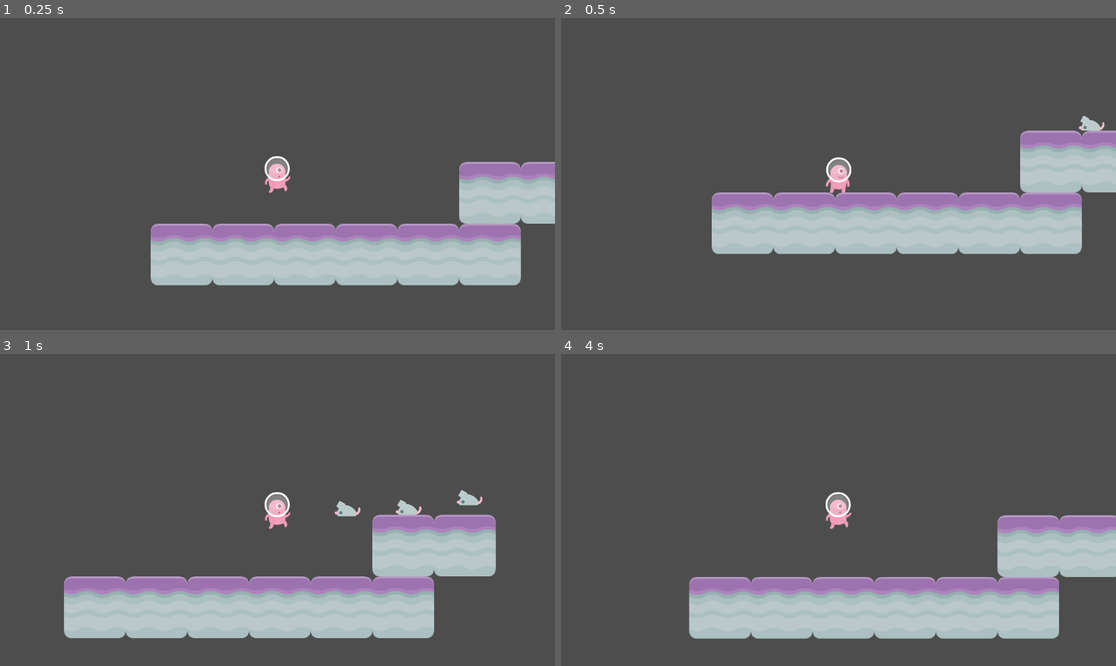
Above: before the commit, frames 1-4 (two rows, left to right).
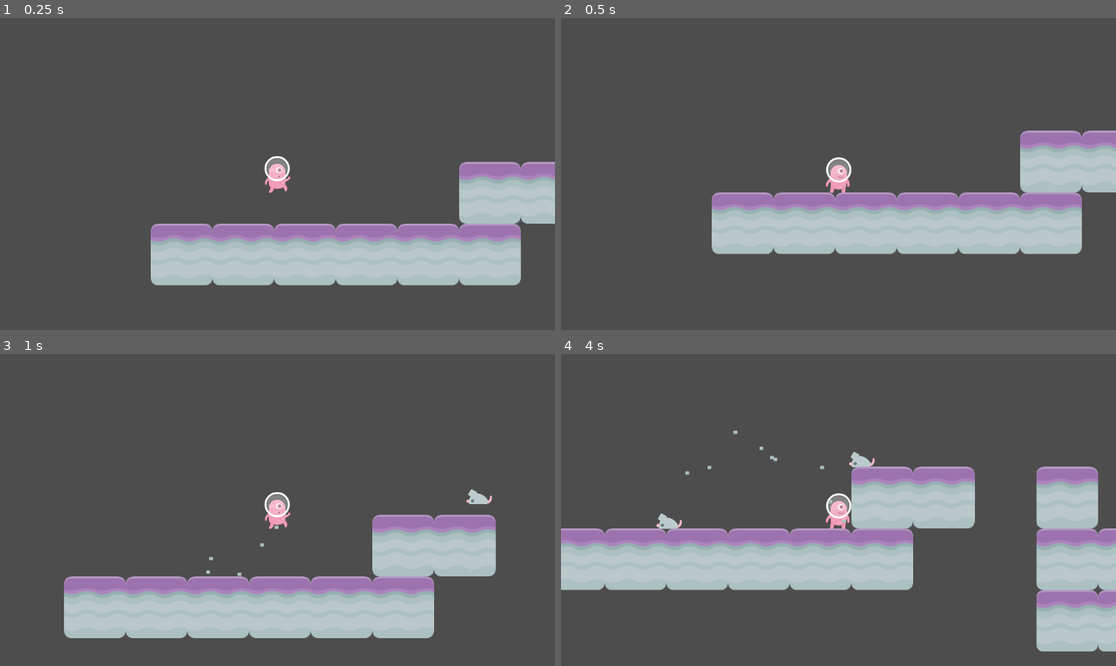
Above: after the commit, the same moments.

Repository: YosuaChrialMartono/tutorial-8-gamedev
Game: Godot game, scene res://scenes/Level 1.tscn
Same seed, same stepped clock (60 frames per second), same inputs: the game is played once before the commit and once after it.
Inputs:
- Up to frame 1 (0.25 s): no input
- Up to frame 2 (0.5 s): no input
- Up to frame 3 (1 s): hold Right (right) from 0.53 s (still down); tap Space (jump) at 0.77 s
- Up to frame 4 (4 s): tap Space (jump) at 1.52, 3.02, 3.77 s; release Right (right) at 2.03 s; hold Left (left) 2.03-2.78 s; hold Right (right) from 2.78 s (still down)

Frame 1 is identical in both runs. In frame 2, 0.1% of the frame differs, in the area x 93-98%, y 31-37%; in frame 3, 0.5%; in frame 4, 36%, in the area x 0-100%, y 24-96%.
Error before the commit: Attempt to call function 'set_emitting' in base 'null instance' on a null instance. (res://Scripts/Player.gd:27)

Commit message:
Finish Tutorial 8

Diff:
--- a/project.godot
+++ b/project.godot
@@ -12,7 +12,7 @@
 
 config/name="tutorial-8"
 run/main_scene="res://Scenes/Level 1.tscn"
-config/features=PackedStringArray("4.3")
+config/features=PackedStringArray("4.4")
 config/icon="res://icon.png"
 
 [input]
--- a/scenes/Area Trigger.tscn
+++ b/scenes/Area Trigger.tscn
@@ -1,13 +1,14 @@
-[gd_scene load_steps=3 format=2]
+[gd_scene load_steps=3 format=3 uid="uid://do5vfop1vl38x"]
 
-[ext_resource path="res://Scripts/Area2D.gd" type="Script" id=1]
+[ext_resource type="Script" uid="uid://bc0w05wpm7kco" path="res://Scripts/Area2D.gd" id="1"]
 
-[sub_resource type="RectangleShape2D" id=1]
-extents = Vector2( 196.97, 264.88 )
+[sub_resource type="RectangleShape2D" id="1"]
+size = Vector2(393.94, 529.76)
 
 [node name="Area3D Trigger" type="Area2D"]
-script = ExtResource( 1 )
+script = ExtResource("1")
 
 [node name="CollisionShape2D" type="CollisionShape2D" parent="."]
-shape = SubResource( 1 )
+shape = SubResource("1")
+
 [connection signal="body_entered" from="." to="." method="_on_Area_Trigger_body_entered"]
--- a/scenes/Enemy.tscn
+++ b/scenes/Enemy.tscn
@@ -1,8 +1,8 @@
 [gd_scene load_steps=5 format=3 uid="uid://cbj425a8bldtb"]
 
-[ext_resource type="Script" path="res://Scripts/Enemy.gd" id="1"]
-[ext_resource type="Texture2D" uid="uid://d3sjm662mv7dm" path="res://Assets/kenney_platformerpack/PNG/Enemies/mouse.png" id="2"]
-[ext_resource type="PackedScene" path="res://scenes/Area Trigger.tscn" id="3_5vx5k"]
+[ext_resource type="Script" uid="uid://cw0gcwn6byyhd" path="res://Scripts/Enemy.gd" id="1"]
+[ext_resource type="Texture2D" uid="uid://d3sjm662mv7dm" path="res://assets/kenney_platformerpack/PNG/Enemies/mouse.png" id="2"]
+[ext_resource type="PackedScene" uid="uid://do5vfop1vl38x" path="res://scenes/Area Trigger.tscn" id="3_5vx5k"]
 
 [sub_resource type="RectangleShape2D" id="1"]
 size = Vector2(52.924, 31.4302)
--- a/scenes/Level 1.tscn
+++ b/scenes/Level 1.tscn
@@ -1,10 +1,10 @@
-[gd_scene load_steps=8 format=3 uid="uid://d3a2sgehaqjdt"]
+[gd_scene load_steps=9 format=3 uid="uid://d3a2sgehaqjdt"]
 
-[ext_resource type="PackedScene" uid="uid://beg452kqkfydx" path="res://Scenes/Player.tscn" id="1"]
+[ext_resource type="PackedScene" uid="uid://beg452kqkfydx" path="res://scenes/Player.tscn" id="1"]
 [ext_resource type="PackedScene" uid="uid://cbrrsfnbg3p0g" path="res://scenes/Spawner.tscn" id="1_yaxqa"]
-[ext_resource type="Texture2D" uid="uid://r37ts0nyebjk" path="res://Assets/Familiar Looking Rocket.png" id="3"]
+[ext_resource type="Texture2D" uid="uid://r37ts0nyebjk" path="res://assets/Familiar Looking Rocket.png" id="3"]
 [ext_resource type="Texture2D" uid="uid://dd7fcijo64bic" path="res://assets/kenney_platformerpack/Spritesheets/spritesheet_gr_planet.png" id="4_8s0ta"]
-[ext_resource type="PackedScene" path="res://scenes/Area Trigger.tscn" id="4_t7cob"]
+[ext_resource type="PackedScene" uid="uid://do5vfop1vl38x" path="res://scenes/Area Trigger.tscn" id="4_t7cob"]
 
 [sub_resource type="TileSetAtlasSource" id="TileSetAtlasSource_we7op"]
 texture = ExtResource("4_8s0ta")
@@ -42,18 +42,30 @@
 physics_layer_0/collision_layer = 1
 sources/0 = SubResource("TileSetAtlasSource_we7op")
 
+[sub_resource type="ParticleProcessMaterial" id="ParticleProcessMaterial_rwcms"]
+particle_flag_disable_z = true
+emission_shape = 3
+emission_box_extents = Vector3(2000, 1, 1)
+spread = 20.0
+gravity = Vector3(-500, 500, 0)
+scale_max = 10.0
+color = Color(0.928327, 0.905725, 0.958761, 1)
+
 [node name="Level 1" type="Node2D"]
 
 [node name="Spawner" parent="." instance=ExtResource("1_yaxqa")]
 position = Vector2(734, 90)
+spawn_rate = 1.0
 
 [node name="Sprite2D" type="Sprite2D" parent="."]
 position = Vector2(2170.27, 73.2836)
 texture = ExtResource("3")
 
 [node name="Area3D Trigger" parent="Sprite2D" instance=ExtResource("4_t7cob")]
+sceneName = "Win Screen"
 
 [node name="Area3D Trigger2" parent="." instance=ExtResource("4_t7cob")]
+visible = false
 position = Vector2(2170.27, 73.2836)
 
 [node name="TileMap" type="TileMap" parent="."]
@@ -63,3 +75,11 @@
 
 [node name="Player" parent="." instance=ExtResource("1")]
 position = Vector2(135.152, 106.001)
+
+[node name="GPUParticles2D" type="GPUParticles2D" parent="."]
+position = Vector2(0, -262)
+amount = 100
+lifetime = 4.0
+visibility_rect = Rect2(-100, -100, 2000, 500)
+trail_enabled = true
+process_material = SubResource("ParticleProcessMaterial_rwcms")
--- a/scenes/Player.tscn
+++ b/scenes/Player.tscn
@@ -1,7 +1,8 @@
-[gd_scene load_steps=8 format=3 uid="uid://beg452kqkfydx"]
+[gd_scene load_steps=10 format=3 uid="uid://beg452kqkfydx"]
 
-[ext_resource type="Script" path="res://Scripts/Player.gd" id="1"]
-[ext_resource type="Texture2D" uid="uid://d2oej36eq8vvl" path="res://Assets/kenney_platformerpack/Spritesheets/spritesheet_alien.png" id="2"]
+[ext_resource type="Script" uid="uid://bnxp7jbj0yl2j" path="res://scripts/Player.gd" id="1"]
+[ext_resource type="Texture2D" uid="uid://d2oej36eq8vvl" path="res://assets/kenney_platformerpack/Spritesheets/spritesheet_alien.png" id="2"]
+[ext_resource type="Texture2D" uid="uid://dpnuijhsx0eak" path="res://assets/kenney_platformerpack/PNG/Particles/brickGrey_small.png" id="3_gntrk"]
 
 [sub_resource type="RectangleShape2D" id="1"]
 size = Vector2(52.924, 76.884)
@@ -56,10 +57,19 @@
 
 [sub_resource type="AnimationLibrary" id="AnimationLibrary_mtsb7"]
 _data = {
-"Idle": SubResource("2"),
-"Jump": SubResource("3"),
-"Walk": SubResource("4")
+&"Idle": SubResource("2"),
+&"Jump": SubResource("3"),
+&"Walk": SubResource("4")
 }
+
+[sub_resource type="ParticleProcessMaterial" id="ParticleProcessMaterial_dewec"]
+particle_flag_disable_z = true
+emission_shape = 3
+emission_box_extents = Vector3(30, 1, 1)
+spread = 180.0
+initial_velocity_min = 50.0
+initial_velocity_max = 50.0
+gravity = Vector3(0, -200, 0)
 
 [node name="Player" type="CharacterBody2D"]
 script = ExtResource("1")
@@ -76,7 +86,14 @@
 
 [node name="Animator" type="AnimationPlayer" parent="."]
 libraries = {
-"": SubResource("AnimationLibrary_mtsb7")
+&"": SubResource("AnimationLibrary_mtsb7")
 }
 
 [node name="Camera2D" type="Camera2D" parent="."]
+
+[node name="GPUParticles2D" type="GPUParticles2D" parent="."]
+position = Vector2(0, 30)
+amount = 10
+texture = ExtResource("3_gntrk")
+trail_lifetime = 0.5
+process_material = SubResource("ParticleProcessMaterial_dewec")
--- a/scenes/Win Screen.tscn
+++ b/scenes/Win Screen.tscn
@@ -1,7 +1,7 @@
-[gd_scene load_steps=2 format=2]
+[gd_scene load_steps=2 format=3 uid="uid://dkpya6b00fcqh"]
 
-[ext_resource path="res://Assets/Keanu.png" type="Texture2D" id=1]
+[ext_resource type="Texture2D" uid="uid://c7fkosit2xd0c" path="res://Assets/Keanu.png" id="1"]
 
 [node name="Win Screen" type="Sprite2D"]
-position = Vector2( 512.329, 294.151 )
-texture = ExtResource( 1 )
+position = Vector2(512.329, 294.151)
+texture = ExtResource("1")
Not shown, changed: assets/Fonts/Raw/CC Wild Words Roman.ttf.import
Not shown, changed: assets/Fonts/Raw/GuldScript_PersonalUseOnly.ttf.import
Not shown, changed: assets/Fonts/Raw/MPlantin.ttf.import
Not shown, changed: assets/Fonts/Raw/PersonifiedUXRegular.ttf.import
Not shown, changed: assets/Fonts/Raw/continuum bold.ttf.import
Not shown: 1 places in scenes/Spawner.tscn that only renumber resources
Not shown, added: scripts/Area2D.gd.uid
Not shown, added: scripts/Enemy.gd.uid
Not shown, added: scripts/Player.gd.uid
Not shown, added: scripts/Spawner.gd.uid
